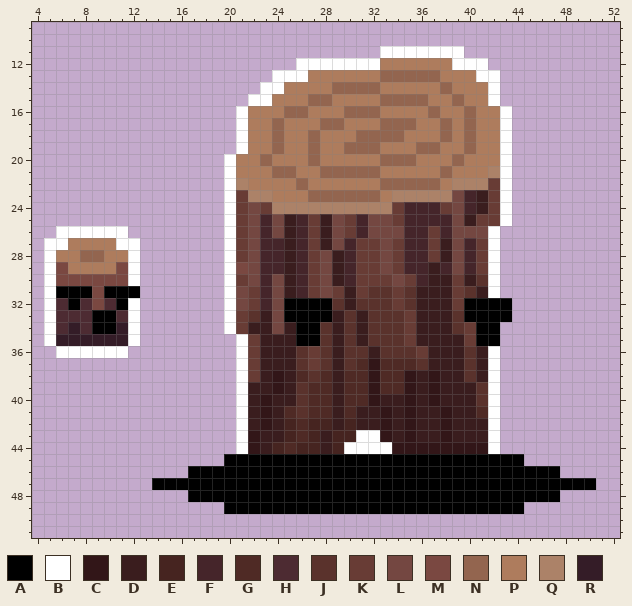
Two states of a pixel-art file, Assets/NPCs/Oak Boss/Art/OakLord.aseprite. Above: the version before the commit.
64x64 pixels, 1 frame. Colours within 5 levels of each other are drawn and written as one. Shown: x 4..52, y 9..51.
Palette (. is transparent): A #000000  B #ffffff  C #321618  D #3a1d1e  E #462420  F #45252a  G #4f2a25  H #4d2b32  J #5a322c  K #683c35  L #744741  M #7a4841  N #93654f  P #ae7c5d  Q #ac8268  R #341c27
And afterwards:
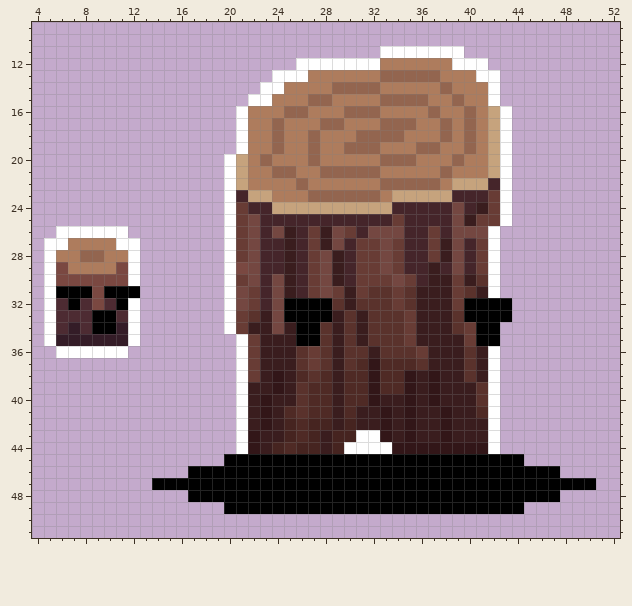
Commit message: Added Oak Lord Vortex Move
Change:
@@ palette @@
-Q #ac8268
+Q #c6a37d
--- layer "Body"
@@ x 19..44 @@
 15 ...BBPPPNNPPPPNNNNPPNPPB..
-16 ..BPPPNNPPPNNNPPPPNPPNPPB.
-17 ..BPPNPPPNNPPPNNNPPNPNPPB.
-18 ..BPPNPPNPPPNNNNPPPNPNPPB.
-19 ..BPPNPPNPPNNNPPPNNPPNPPB.
-20 .BPPNPPPNPPPPPNNNPPPNPPPB.
-21 .BPPPNNPPNNNNNPPPPPNPPPQB.
-22 .BQPPPPNPPPPPPNNNNNPQQQKB.
-23 .BKQQPPPNNNNNNPQQQQQLFDKB.
-24 .BKLKQQQQQQQQQQKFFFKLFDKB.
-25 .BKLFLDFKDLKFLLKFFFFLDKKB.
+16 ..BPPPNNPPPNNNPPPPNPPNPQB.
+17 ..BPPNPPPNNPPPNNNPPNPNPQB.
+18 ..BPPNPPNPPPNNNNPPPNPNPQB.
+19 ..BPPNPPNPPNNNPPPNNPPNPQB.
+20 .BQPNPPPNPPPPPNNNPPPNPPQB.
+21 .BQPPNNPPNNNNNPPPPPNPPPQB.
+22 .BQPPPPNPPPPPPNNNNNPQQQFB.
+23 .BFQQPPPNNNNNNPQQQQQFFFKB.
+24 .BKFFQQQQQQQQQQFFFFFLFDKB.
+25 .BKLFFFFFFFFFFFKFFFFLDKKB.
 26 .BKLFLDFKDLKFLLLFFKFLLLB..
Where, in picture pixels (left, top, right, bottom), the same in both pictures:
changed: (236, 106, 500, 226)
